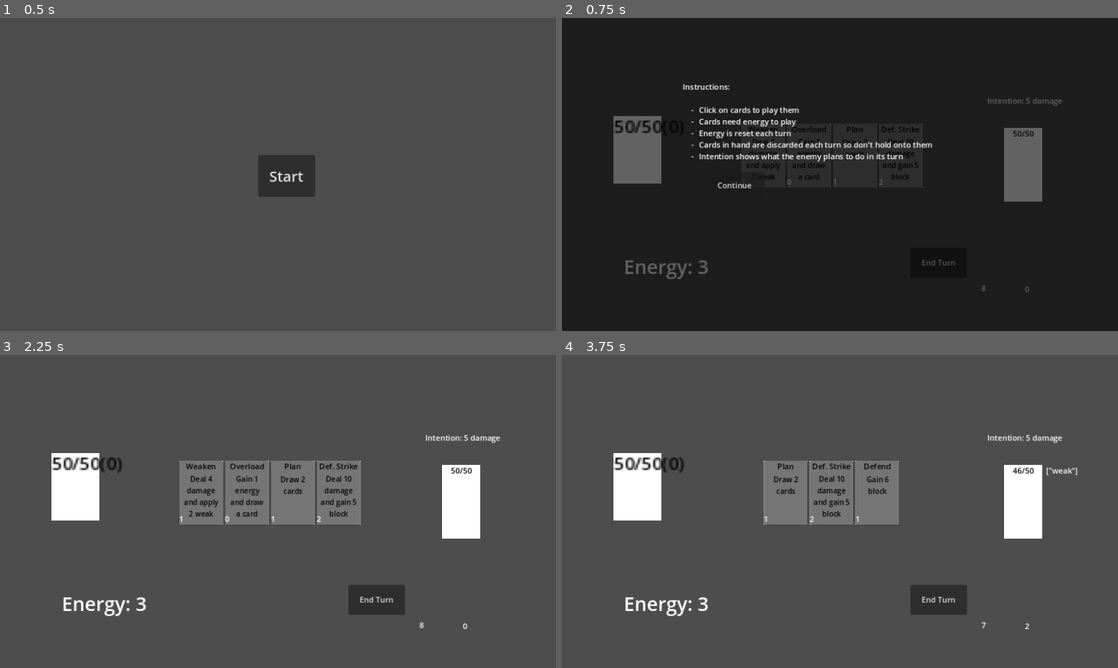
Above: before the commit, frames 1-4 (two rows, left to right).
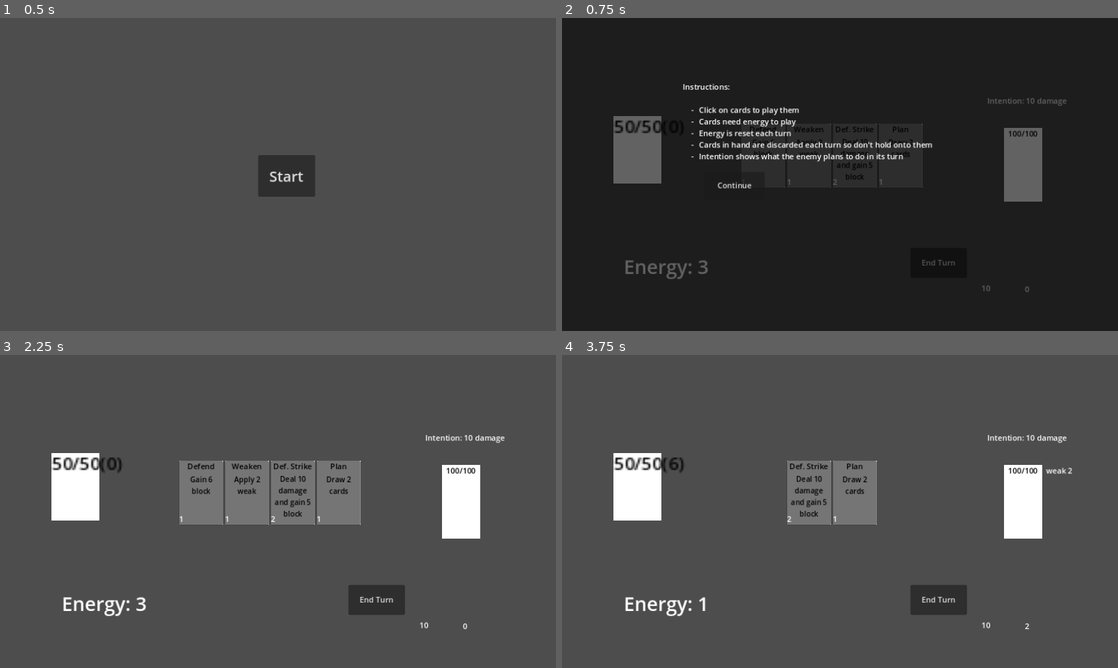
Above: after the commit, the same moments.

Repository: Feli-St/DITgithub
Game: Godot game, scene res://scenes/main_menu.tscn
The game is run twice, just before and just after one commit, with the same random seed, the same clock (stepped at 60 frames per second) and the same inputs.
Inputs (mouse positions are in pixels of both pictures, inside the frame that each line leads up to):
- Up to frame 1 (0.5 s): no input
- Up to frame 2 (0.75 s): click "Start" at 0.5 s
- Up to frame 3 (2.25 s): click "End Turn" at 1.25 s; click "Continue" at 2 s
- Up to frame 4 (3.75 s): click "Weaken" at 2.75 s; click (784, 492) at 3.5 s, where only the run after the commit has a clickable "Defend"

Frame 1 is identical in both runs. In frame 2, 0.5% of the frame differs, in the area x 33-91%, y 25-88%; in frame 3, 1.3%; in frame 4, 2.8%, in the area x 19-93%, y 25-88%.

Commit message:
more effects

Diff:
--- a/Slay the Spire Lite/Global/status_manager.gd
+++ b/Slay the Spire Lite/Global/status_manager.gd
@@ -14,11 +14,17 @@
 	return false
 
 func apply_weak_to_damage(damage):
-	damage *= 0.5
+	damage *= 0.25
 	return roundi(damage)
 
+func apply_vulnerable_to_damage(damage):
+	damage *= 1.5
+	return roundi(damage)
+
+
 func lower_duration(target):
-	for status in target.status_effects:
+	var status_effects_copy = target.status_effects.duplicate()
+	for status in status_effects_copy:
 		if target.status_effects[status].duration - 1 > 0:
 			target.status_effects[status].duration -= 1
 		else:
--- a/Slay the Spire Lite/scenes/game.tscn
+++ b/Slay the Spire Lite/scenes/game.tscn
@@ -13,10 +13,12 @@
 [ext_resource type="PackedScene" uid="uid://ca472fdde3a4y" path="res://scenes/draw_card.tscn" id="7_uap7o"]
 [ext_resource type="PackedScene" uid="uid://dbs387sxkur86" path="res://scenes/energy_card.tscn" id="8_3sh4l"]
 [ext_resource type="PackedScene" uid="uid://cqko8833l8661" path="res://scenes/weak_card.tscn" id="9_3jkgs"]
+[ext_resource type="PackedScene" uid="uid://3cdlp2y8ei8f" path="res://scenes/vulnerable_card.tscn" id="10_lfte1"]
+[ext_resource type="PackedScene" uid="uid://b68ryb7ggov60" path="res://scenes/poison_card.tscn" id="11_evyyq"]
 
 [node name="Game" type="Node2D"]
 script = ExtResource("1_buaqu")
-card_scenes = Array[PackedScene]([ExtResource("6_0hics"), Ex …(220 unchanged characters)… ource("8_3sh4l"), ExtResource("9_3jkgs")])
+card_scenes = Array[PackedScene]([ExtResource("6_0hics"), Ex …(220 unchanged characters)… ource("8_3sh4l"), ExtResource("9_3jkgs"), ExtResource("10_lfte1"), ExtResource("11_evyyq")])
 
 [node name="Enemy" parent="." instance=ExtResource("3_wekco")]
 position = Vector2(955, 304)
--- /dev/null
+++ b/Slay the Spire Lite/scenes/poison_card.tscn
@@ -0,0 +1,10 @@
+[gd_scene load_steps=2 format=3 uid="uid://b68ryb7ggov60"]
+
+[ext_resource type="PackedScene" uid="uid://dunj0l01fp4ij" path="res://scenes/card.tscn" id="1_5q4c1"]
+
+[node name="PoisonCard" instance=ExtResource("1_5q4c1")]
+card_name = "Poison"
+cost = 2
+status_effect = "poison"
+status_duration = 5
+description = "Deal 6 damage, apply 5 poison"
--- /dev/null
+++ b/Slay the Spire Lite/scenes/vulnerable_card.tscn
@@ -0,0 +1,11 @@
+[gd_scene load_steps=2 format=3 uid="uid://3cdlp2y8ei8f"]
+
+[ext_resource type="PackedScene" uid="uid://dunj0l01fp4ij" path="res://scenes/card.tscn" id="1_27atn"]
+
+[node name="VulnerableCard" instance=ExtResource("1_27atn")]
+card_name = "Weakpoint"
+cost = 2
+damage = 4
+status_effect = "vulnerable"
+status_duration = 2
+description = "Deal 4 damage, apply 2 vulnerable"
--- a/Slay the Spire Lite/scenes/weak_card.tscn
+++ b/Slay the Spire Lite/scenes/weak_card.tscn
@@ -15,7 +15,7 @@
 [node name="WeakCard" instance=ExtResource("1_utoro")]
 script = SubResource("GDScript_i3jcb")
 card_name = "Weaken"
-damage = 4
+damage = 0
 status_effect = "weak"
 status_duration = 2
-description = "Deal 4 damage and apply 2 weak"
+description = "Apply 2 weak"
--- a/Slay the Spire Lite/scripts/Player.gd
+++ b/Slay the Spire Lite/scripts/Player.gd
@@ -2,6 +2,7 @@
 
 @export var max_health = 50
 @onready var health = $Health
+@onready var StatusManager = $"/root/StatusManager"
 var current_health
 var block = 0
 var damage_taken
--- a/Slay the Spire Lite/scripts/enemy.gd
+++ b/Slay the Spire Lite/scripts/enemy.gd
@@ -1,6 +1,6 @@
 extends Node2D
 
-@export var max_health = 50
+@export var max_health = 100
 var current_health
 @onready var health = $Health
 @onready var intention_text = $Intention
@@ -20,7 +20,7 @@
 	change_intention()
 
 func change_intention():
-	intention = randi_range(5, 20)
+	intention = randi_range(10, 25)
 	intention_text.text = "Intention: " + str(intention) + " damage"
 	intention_text.tooltip_text = "The enemy intends to attack for " + str(intention) + " damage"
 
@@ -41,10 +41,16 @@
 
 func attack():
 	print("Enemy attacked")
-	if status_manager.has_status("weak", self):
-		damage = status_manager.apply_weak_to_damage(intention)
-	emit_signal("attacked", damage)
+	if status_effects.has("weak"):
+		intention = status_manager.apply_weak_to_damage(intention)
+		print("Weak applied")
+	emit_signal("attacked", intention)
 
 func update_status():
-	for status in status_effects:
-		status_label.text = str(status_effects.keys())
+	var status_label_text = ""
+	if not status_effects.is_empty():
+		for status in status_effects:
+			status_label_text += (str(status) + " " + str(status_effects[status].duration)) + "\n"
+		status_label.text = status_label_text
+	else:
+		status_label.text = ""
--- a/Slay the Spire Lite/scripts/game.gd
+++ b/Slay the Spire Lite/scripts/game.gd
@@ -19,8 +19,8 @@
 		var card_instance = card_scene.instantiate()
 		card_instance.connect("card_played", _on_card_card_played)
 		draw_pile.append(card_instance)
+	shuffle_draw_pile()
 	draw_cards(4)
-	shuffle_draw_pile()
 	if not GameState.instructions_seen:
 		instructions.visible = true
 
@@ -69,6 +69,8 @@
 		if enemy:
 			if damage:
 				print("Card played for ", damage, " damage")
+				if enemy.status_effects.has("vulnerable"):
+					damage = StatusManager.apply_vulnerable_to_damage(damage)
 				enemy.take_damage(damage)
 			if block:
 				print("Card played for ", block, " block")
@@ -94,16 +96,19 @@
 	get_tree().paused = true
 
 func turn_start():
-	GameState.reset_energy()
-	player.reset_block()
-	StatusManager.lower_duration(enemy)
-	enemy.update_status()
-	draw_cards(4)
-	enemy.change_intention()
-	#print(draw_pile)
-	#print(hand)
-	#print(discard_pile)
-	print(enemy.status_effects)
+	if enemy:
+		GameState.reset_energy()
+		player.reset_block()
+		if enemy.status_effects.has("poison"):
+			enemy.take_damage(enemy.status_effects["poison"].duration)
+		StatusManager.lower_duration(enemy)
+		enemy.update_status()
+		draw_cards(4)
+		enemy.change_intention()
+		#print(draw_pile)
+		#print(hand)
+		#print(discard_pile)
+		print(enemy.status_effects)
 
 
 func _on_turn_ended():
Not shown: 1 places in Slay the Spire Lite/scenes/game.tscn that only renumber resources
